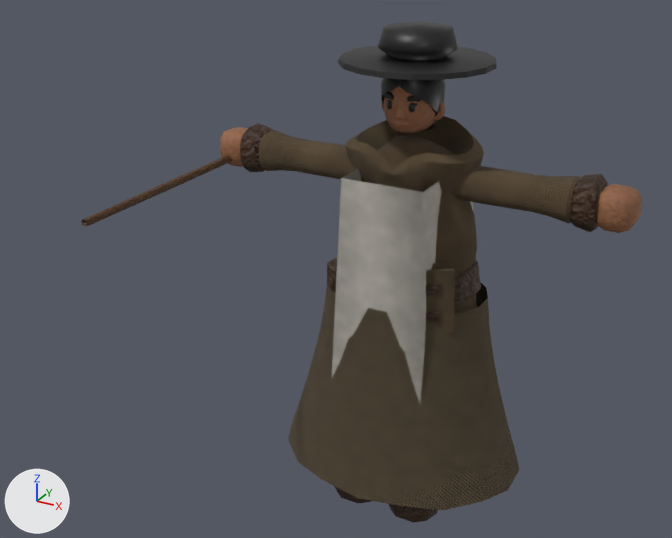
A saved change to the glTF model csharp/Unciv.Godot/Packs/units/models/unit/Inquisitor.glb.
Both versions are drawn from a 50 mm camera at (0.594, -1.33, 1.082) aimed at (-0.079, -0.107, 0.47). Every picture has the same lights, and +X, +Y and +Z are marked at lower left. The first picture is the older version. Vertices at exactly the same position are counted once.

Objects in the first picture: 'Prop', 'Warrior'.
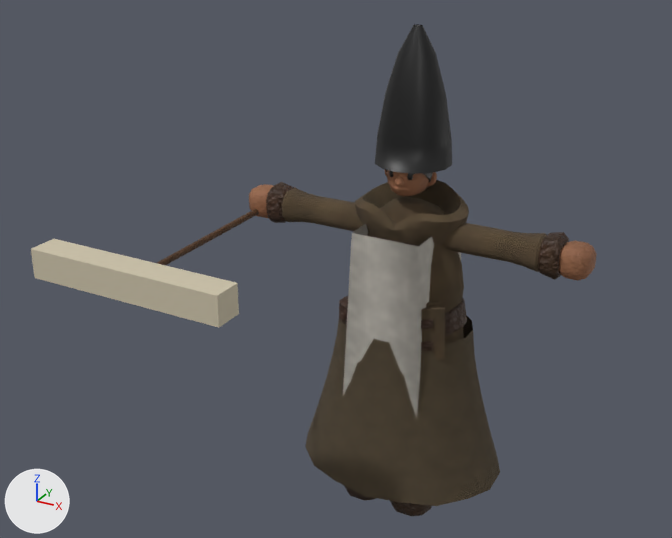
Pixel boxes (x1, y1, x2, y2) of what changed, in the pictures (672 x 538 px; the box of a moved part takes in the faces that stretch with it):
'Warrior', reshaped, moved, rescaled (18% narrower): before (220, 22, 643, 523); after (249, 24, 597, 517)
'Prop', reshaped, moved, rescaled: before (82, 155, 232, 227); after (31, 187, 297, 327)
part 1 of me_mesh_skinned, moved or reshaped: before (338, 22, 453, 78); after (375, 24, 426, 172)
part 2 of me_mesh_skinned, surface changed: before (356, 28, 497, 80); after (375, 25, 452, 174)
part 3 of me_mesh_prop, moved or reshaped: before (82, 155, 232, 227); after (157, 187, 297, 265)
part 4 of me_mesh_prop, added (beige): after (31, 239, 239, 327)

What changed in the scene script:
```text
Add mat_bone:
    mat_bone = bpy.data.materials.new('Bone')
    mat_bone.use_nodes = True; mat_bone.node_tree.nodes.clear()
    _N = mat_bone.node_tree.nodes; _L = mat_bone.node_tree.links
    n0 = _N.new('ShaderNodeBsdfPrincipled'); n0.name = 'Principled BSDF'
    n0.inputs[2].default_value = 0.8  # 'Roughness'
    n1 = _N.new('ShaderNodeOutputMaterial'); n1.name = 'Material Output'
    n2 = _N.new('ShaderNodeVertexColor'); n2.name = 'Color Attribute'
    _L.new(n0.outputs[0], n1.inputs[0])  # 'BSDF' to 'Surface'
    _L.new(n2.outputs[0], n0.inputs[0])  # 'Color' to 'Base Color'
Change me_mesh_skinned:
    used by ob_warrior; location = (0.0, 0.0, -0.01); scale = (0.414, 0.414, 0.414)
    remove me_mesh_skinned.from_pydata(...)  # 2324 vertices, 4457 faces; spans x -0.88..0.88, y -0.42..0.42, z 0.02..2.08
    add me_mesh_skinned.from_pydata(...)  # 2304 vertices, 4417 faces; spans x -0.88..0.88, y -0.42..0.42, z 0.02..2.45
    me_mesh_skinned part 1
    26 vertices are removed from x -0.3..0.05, y -0.26..0.08, z 1.94..2.08
    83 faces are deleted
    66 vertices move from x -0.29..0.3, y -0.27..0.33, z 1.94..2.07 to x -0.18..0.18, y -0.15..0.21, z 1.83..2.45
    6 vertices are added at (0.0, -0.14, 1.95), (-0.08, -0.13, 1.83), (0.0, -0.11, 2.15), (0.04, -0.05, 2.32), (0.0, 0.03, 2.45), (0.0, 0.03, 1.83)
    43 new faces join them, mat_dark
    me_mesh_skinned part 2: 97 kept faces spanning x -0.18..0.18, y -0.15..0.21, z 1.83..2.45 get new texture (UV) coordinates
Change me_mesh_prop:
    used by ob_prop; location = (-0.336, -0.065, 0.6); rotation_euler = (1.571, 0.0, 0.0), in degrees (90, 0, 0); scale = (0.414, 0.414, 0.414)
    remove me_mesh_prop.from_pydata(...)  # 23 vertices, 42 faces; spans x -0.014..0.016, y -0.016..0.016, z -0.3..0.8
    add me_mesh_prop.from_pydata(...)  # 31 vertices, 54 faces; spans x -0.5..0.5, y -0.07..0.07, z -0.5..0.92
    me_mesh_prop part 3: the whole mesh is rebuilt
    me_mesh_prop part 4
    8 vertices are added at x -0.5..0.5, y -0.07..0.07, z 0.78..0.92
    12 new faces join them, mat_bone
    add me_mesh_prop.materials.append(mat_bone)
Change ob_warrior:
    ob_warrior.location: (0.0, 0.0, -0.01) -> (0.0, 0.0, -0.009)
    ob_warrior.scale: (0.414, 0.414, 0.414) -> (0.351, 0.351, 0.351)
Change ob_prop:
    ob_prop.location: (-0.336, -0.065, 0.6) -> (-0.285, -0.068, 0.508)
    ob_prop.scale: (0.414, 0.414, 0.414) -> (0.351, 0.351, 0.351)
```
